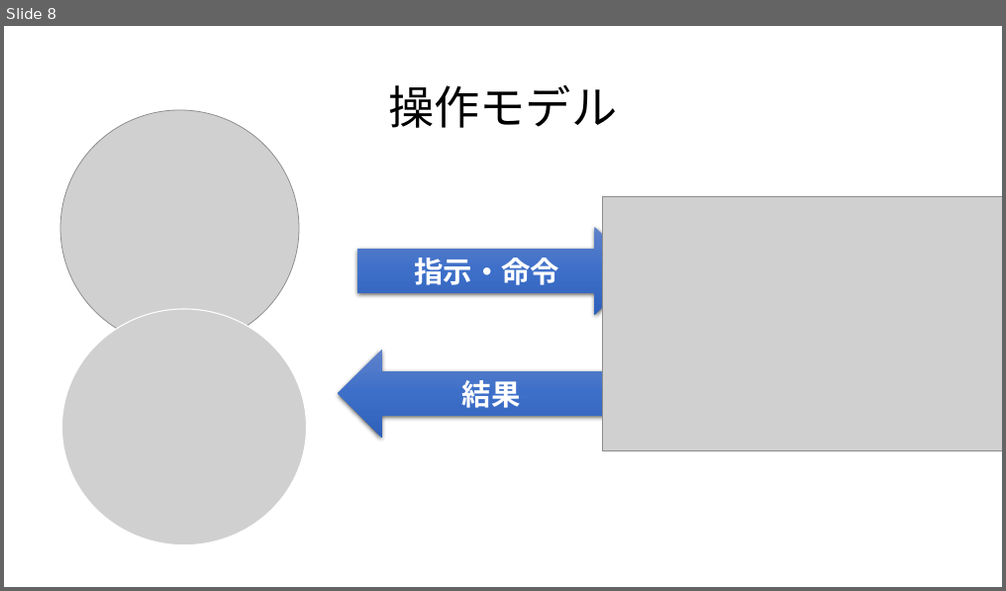
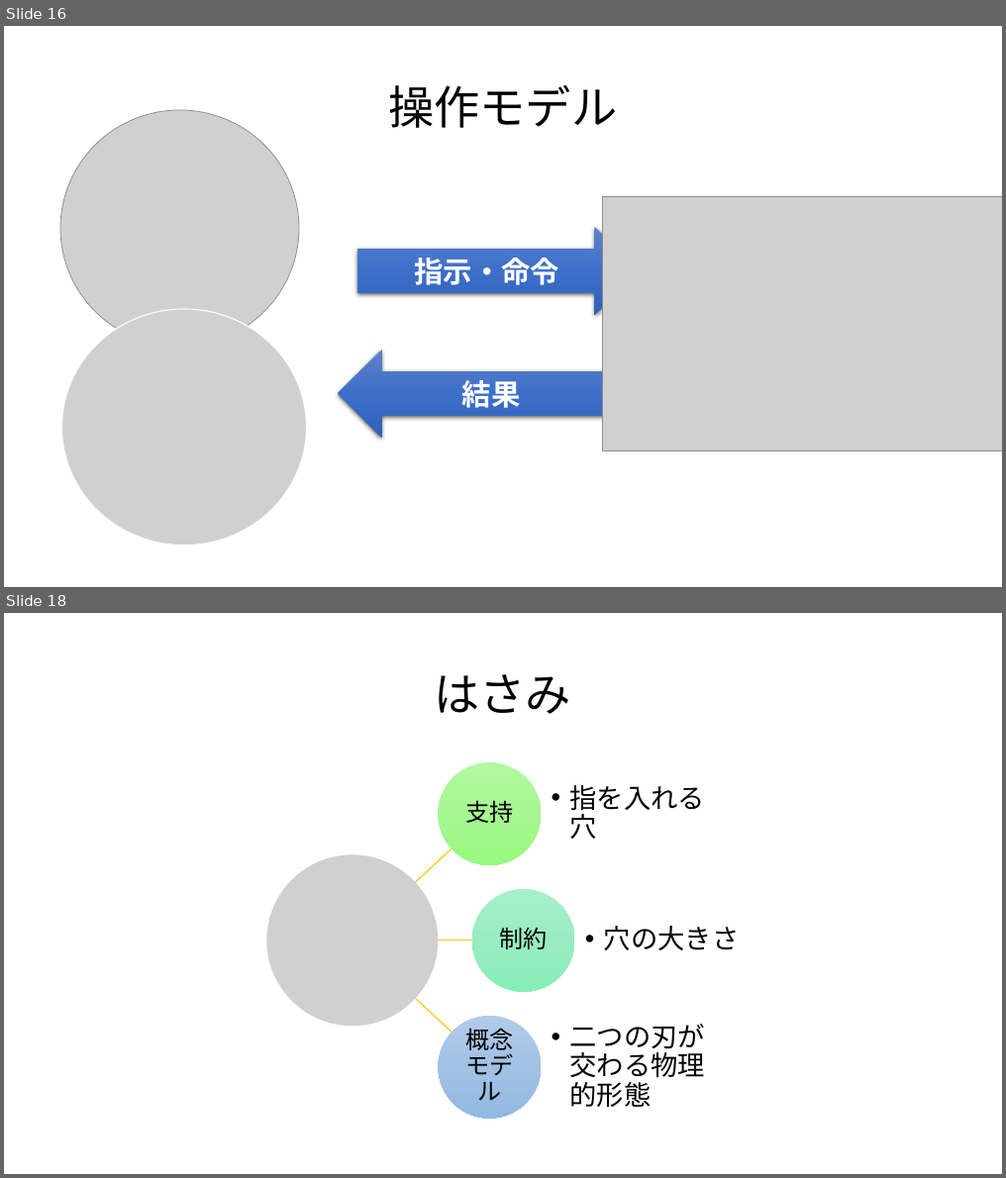
Before and after one commit to satoyoshiharu/docs, a slide deck: figures.pptx. Shown one above the other, each under a label of ours: slide 8 before the commit, slides 16 and 18 after it; the slides between them are not shown. The pictures are 1006x591 and 1006x1178 pixels, drawn with LibreOffice and Linux fonts; fonts in the diff are those of the drawing; grey boxes stand for pictures. Boxes give left, top, right and bottom in pixels: in the first picture for what was removed or moved away, otherwise in the second. Text is boxed around its words. In the diff, an @@ line names an element or a change of style, - is before the commit and + after.

```diff
--- a/figures.pptx
+++ b/figures.pptx
@@ slide 18 added at (4,613,1002,1174), background #FFFFFF @@
@@ title added at (435,674,572,714), 44 pt, text #000000 @@
+はさみ
@@ group added at (266,762,740,1118): 6 texts, 3 freeform shapes, 3 ellipses, 1 picture @@
+支持
+  • 指を入れる穴
+制約
+  • 穴の大きさ
+概念モデル
+  • 二つの刃が交わる物理的形態
@@ what was slide 8 is now slide 16 @@
```
Also in this commit, not shown: 4 other slides added.
